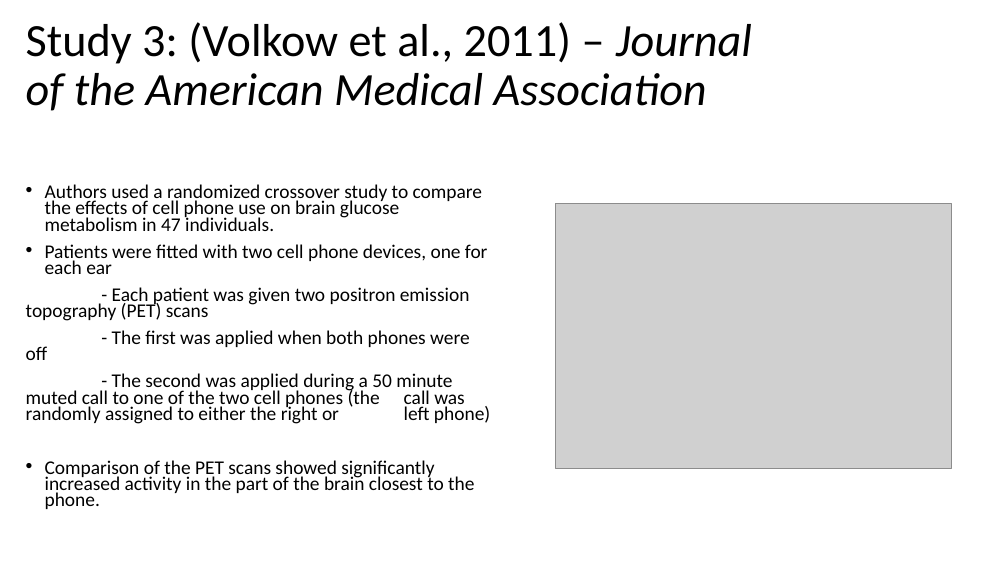
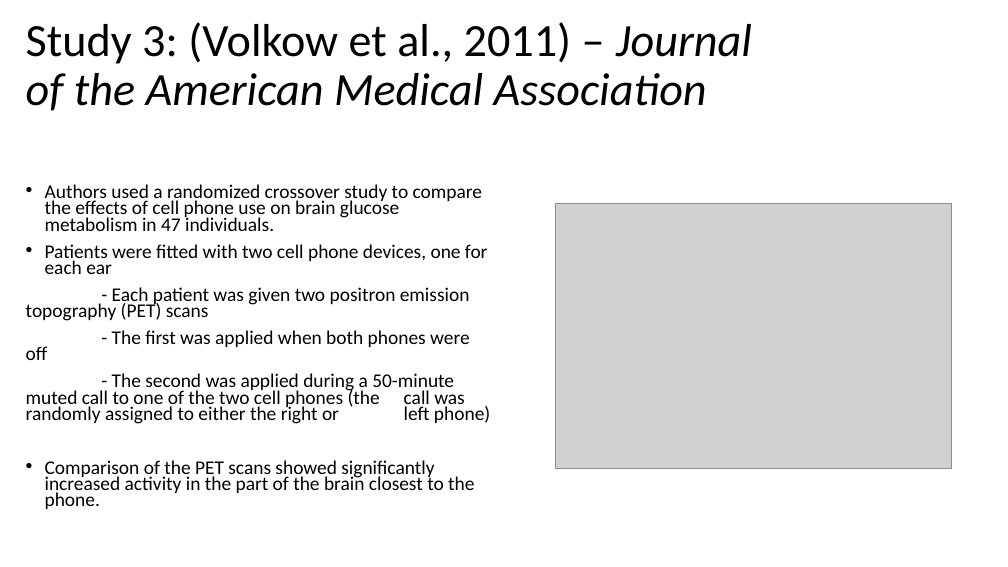
Before and after one commit to Jarred6068/UI_STAT251-03_Spring_2024, a slide deck: slide 18 of docs/lecture_slides/Week 5/Week5_Lecture8_Slides_2_7_2024.pptx. Drawn at 1008x567 pixels with LibreOffice and Linux fonts; fonts in the diff are those of the drawing; grey boxes stand for pictures. Boxes give left, top, right and bottom in pixels: in the first picture for what was removed or moved away, otherwise in the second. Text is boxed around its words. In the diff, an @@ line names an element or a change of style, - is before the commit and + after.

```diff
--- a/docs/lecture_slides/Week 5/Week5_Lecture8_Slides_2_7_2024.pptx
+++ b/docs/lecture_slides/Week 5/Week5_Lecture8_Slides_2_7_2024.pptx
@@ text at (26,373,490,424): text changed @@
-- The second was applied during a 50 minute muted call to one of the two cell phones (the call was randomly assigned to either the right or left phone)
+- The second was applied during a 50-minute muted call to one of the two cell phones (the call was randomly assigned to either the right or left phone)
```
Also in this commit, not shown: 3 other slides changed, 24 slides added, 8 slides removed, 18 other files.
